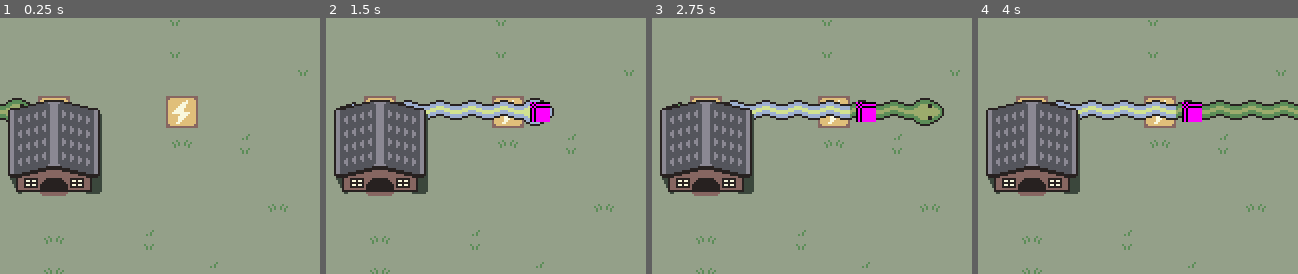
Above: before the commit, frames 1-4 (left to right).
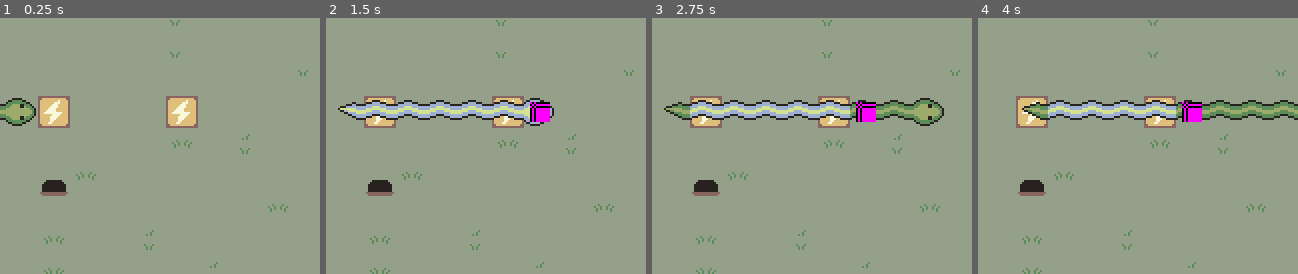
Above: after the commit, the same moments.

Repository: kalgynirae/ld59
Game: Godot game, scene res://scenes/game.tscn
Same seed, same stepped clock (60 frames per second), same inputs: the game is played once before the commit and once after it.
Inputs:
- Up to frame 1 (0.25 s): no input
- Up to frame 2 (1.5 s): hold L (move_right) 0.53-1.28 s; tap E (extend) at 0.6 s; hold J (move_down) from 1.28 s (still down); tap K (die) at 1.35 s
- Up to frame 3 (2.75 s): tap E (extend) at 1.55, 2.1 s; tap Enter at 2 s; release J (move_down) at 2.03 s; hold L (move_right) from 2.03 s (still down)
- Up to frame 4 (4 s): tap Space at 2.75 s; release L (move_right) at 2.78 s; hold = (speed_up) 2.78-3.53 s; tap R (retract) at 2.85 s; tap E (extend) at 3.05, 3.6 s; tap Enter at 3.5 s; hold H (move_left) from 3.53 s (still down)
The pictures show only the part of the screen within x 39-89%, y 10-60%; the shares and areas given below are measured in that part.

The runs differ from the first frame. In frame 1, 7.9% of the frame differs, in the area x 2-32%, y 32-69%; in frame 2, 7.9%; in frame 3, 7.9%; in frame 4, 7.9%.

Commit message:
feat: Added some functionality around water level

Diff:
--- a/scenes/game.gd
+++ b/scenes/game.gd
@@ -171,6 +171,8 @@
 				flip_switches()
 			Snake.Shape.Square:
 				$desert_boxes.break_all()
+			Snake.Shape.Cloud:
+				$Map/river.set_water_level(RiverTile.WaterLevel.FULL)
 
 	var touching_sources = num_touching(Objects.POWER_SOURCE)
 	$Map/Snake.set_power_level(touching_sources)
--- a/scenes/map.tscn
+++ b/scenes/map.tscn
@@ -18,6 +18,7 @@
 [ext_resource type="PackedScene" uid="uid://bohr8wq4hdmoo" path="res://scenes/box.tscn" id="13_p7tei"]
 [ext_resource type="Texture2D" uid="uid://7lqw5vtr25d2" path="res://images/house_doorway.png" id="17_6k6j1"]
 [ext_resource type="PackedScene" uid="uid://b7ipbbt85jft6" path="res://scenes/food.tscn" id="17_c70he"]
+[ext_resource type="Script" uid="uid://bstvrhb5dd184" path="res://scenes/river.gd" id="18_m335s"]
 [ext_resource type="PackedScene" uid="uid://cmrmeaha1n732" path="res://scenes/river_tile.tscn" id="19_6k6j1"]
 [ext_resource type="Texture2D" uid="uid://bkmwemf648t5b" path="res://images/house.png" id="19_m335s"]
 
@@ -1246,194 +1247,194 @@
 centered = false
 offset = Vector2(0, 1)
 
+[node name="river" type="Node2D" parent="." unique_id=704935125]
+script = ExtResource("18_m335s")
+
+[node name="RiverTile" parent="river" unique_id=1072026978 instance=ExtResource("19_6k6j1")]
+position = Vector2(528, 0)
+
+[node name="RiverTile2" parent="river" unique_id=1735335986 instance=ExtResource("19_6k6j1")]
+position = Vector2(528, 16)
+
+[node name="RiverTile3" parent="river" unique_id=943945959 instance=ExtResource("19_6k6j1")]
+position = Vector2(528, 32)
+
+[node name="RiverTile4" parent="river" unique_id=809152754 instance=ExtResource("19_6k6j1")]
+position = Vector2(528, 48)
+
+[node name="RiverTile5" parent="river" unique_id=234129301 instance=ExtResource("19_6k6j1")]
+position = Vector2(528, 64)
+
+[node name="RiverTile6" parent="river" unique_id=1572115082 instance=ExtResource("19_6k6j1")]
+position = Vector2(528, 80)
+
+[node name="RiverTile7" parent="river" unique_id=312414738 instance=ExtResource("19_6k6j1")]
+position = Vector2(528, 96)
+
+[node name="RiverTile8" parent="river" unique_id=557236743 instance=ExtResource("19_6k6j1")]
+position = Vector2(528, 112)
+
+[node name="RiverTile9" parent="river" unique_id=1551689168 instance=ExtResource("19_6k6j1")]
+position = Vector2(528, 112)
+
+[node name="RiverTile10" parent="river" unique_id=1103971873 instance=ExtResource("19_6k6j1")]
+position = Vector2(528, 128)
+
+[node name="RiverTile11" parent="river" unique_id=415066040 instance=ExtResource("19_6k6j1")]
+position = Vector2(528, 144)
+
+[node name="RiverTile12" parent="river" unique_id=1911606056 instance=ExtResource("19_6k6j1")]
+position = Vector2(528, 160)
+
+[node name="RiverTile13" parent="river" unique_id=291798769 instance=ExtResource("19_6k6j1")]
+position = Vector2(528, 176)
+
+[node name="RiverTile14" parent="river" unique_id=664939127 instance=ExtResource("19_6k6j1")]
+position = Vector2(528, 192)
+
+[node name="RiverTile15" parent="river" unique_id=1109715256 instance=ExtResource("19_6k6j1")]
+position = Vector2(528, 208)
+
+[node name="RiverTile16" parent="river" unique_id=940134351 instance=ExtResource("19_6k6j1")]
+position = Vector2(528, 224)
+
+[node name="RiverTile17" parent="river" unique_id=94187998 instance=ExtResource("19_6k6j1")]
+position = Vector2(528, 240)
+
+[node name="RiverTile18" parent="river" unique_id=822835905 instance=ExtResource("19_6k6j1")]
+position = Vector2(528, 240)
+
+[node name="RiverTile19" parent="river" unique_id=98662090 instance=ExtResource("19_6k6j1")]
+position = Vector2(544, 0)
+river_pos = 2
+
+[node name="RiverTile20" parent="river" unique_id=1637338690 instance=ExtResource("19_6k6j1")]
+position = Vector2(544, 16)
+river_pos = 2
+
+[node name="RiverTile21" parent="river" unique_id=838354305 instance=ExtResource("19_6k6j1")]
+position = Vector2(544, 32)
+river_pos = 2
+
+[node name="RiverTile22" parent="river" unique_id=1981095754 instance=ExtResource("19_6k6j1")]
+position = Vector2(544, 48)
+river_pos = 2
+
+[node name="RiverTile23" parent="river" unique_id=1534066513 instance=ExtResource("19_6k6j1")]
+position = Vector2(544, 64)
+river_pos = 2
+
+[node name="RiverTile24" parent="river" unique_id=1454971702 instance=ExtResource("19_6k6j1")]
+position = Vector2(544, 80)
+river_pos = 2
+
+[node name="RiverTile25" parent="river" unique_id=894811940 instance=ExtResource("19_6k6j1")]
+position = Vector2(544, 96)
+river_pos = 2
+
+[node name="RiverTile26" parent="river" unique_id=224852681 instance=ExtResource("19_6k6j1")]
+position = Vector2(544, 112)
+river_pos = 2
+
+[node name="RiverTile27" parent="river" unique_id=566117067 instance=ExtResource("19_6k6j1")]
+position = Vector2(544, 128)
+river_pos = 2
+
+[node name="RiverTile28" parent="river" unique_id=406449479 instance=ExtResource("19_6k6j1")]
+position = Vector2(544, 144)
+river_pos = 2
+
+[node name="RiverTile29" parent="river" unique_id=421673894 instance=ExtResource("19_6k6j1")]
+position = Vector2(544, 160)
+river_pos = 2
+
+[node name="RiverTile30" parent="river" unique_id=1291136965 instance=ExtResource("19_6k6j1")]
+position = Vector2(544, 176)
+river_pos = 2
+
+[node name="RiverTile31" parent="river" unique_id=520246018 instance=ExtResource("19_6k6j1")]
+position = Vector2(544, 192)
+river_pos = 2
+
+[node name="RiverTile32" parent="river" unique_id=1493810416 instance=ExtResource("19_6k6j1")]
+position = Vector2(544, 208)
+river_pos = 2
+
+[node name="RiverTile33" parent="river" unique_id=1587706379 instance=ExtResource("19_6k6j1")]
+position = Vector2(544, 224)
+river_pos = 2
+
+[node name="RiverTile34" parent="river" unique_id=237551273 instance=ExtResource("19_6k6j1")]
+position = Vector2(544, 240)
+river_pos = 2
+
+[node name="RiverTile35" parent="river" unique_id=1131831253 instance=ExtResource("19_6k6j1")]
+position = Vector2(512, 0)
+river_pos = 0
+
+[node name="RiverTile36" parent="river" unique_id=446038712 instance=ExtResource("19_6k6j1")]
+position = Vector2(512, 16)
+river_pos = 0
+
+[node name="RiverTile37" parent="river" unique_id=353676418 instance=ExtResource("19_6k6j1")]
+position = Vector2(512, 32)
+river_pos = 0
+
+[node name="RiverTile38" parent="river" unique_id=1424963629 instance=ExtResource("19_6k6j1")]
+position = Vector2(512, 48)
+river_pos = 0
+
+[node name="RiverTile39" parent="river" unique_id=1160957504 instance=ExtResource("19_6k6j1")]
+position = Vector2(512, 64)
+river_pos = 0
+
+[node name="RiverTile40" parent="river" unique_id=1666277997 instance=ExtResource("19_6k6j1")]
+position = Vector2(512, 80)
+river_pos = 0
+
+[node name="RiverTile41" parent="river" unique_id=416236698 instance=ExtResource("19_6k6j1")]
+position = Vector2(512, 96)
+river_pos = 0
+
+[node name="RiverTile42" parent="river" unique_id=1582710264 instance=ExtResource("19_6k6j1")]
+position = Vector2(512, 112)
+river_pos = 0
+
+[node name="RiverTile43" parent="river" unique_id=11110817 instance=ExtResource("19_6k6j1")]
+position = Vector2(512, 128)
+river_pos = 0
+
+[node name="RiverTile44" parent="river" unique_id=423517151 instance=ExtResource("19_6k6j1")]
+position = Vector2(512, 144)
+river_pos = 0
+
+[node name="RiverTile45" parent="river" unique_id=927668675 instance=ExtResource("19_6k6j1")]
+position = Vector2(512, 160)
+river_pos = 0
+
+[node name="RiverTile46" parent="river" unique_id=1059115145 instance=ExtResource("19_6k6j1")]
+position = Vector2(512, 176)
+river_pos = 0
+
+[node name="RiverTile47" parent="river" unique_id=945508386 instance=ExtResource("19_6k6j1")]
+position = Vector2(512, 192)
+river_pos = 0
+
+[node name="RiverTile48" parent="river" unique_id=134563250 instance=ExtResource("19_6k6j1")]
+position = Vector2(512, 208)
+river_pos = 0
+
+[node name="RiverTile49" parent="river" unique_id=806357451 instance=ExtResource("19_6k6j1")]
+position = Vector2(512, 224)
+river_pos = 0
+
+[node name="RiverTile50" parent="river" unique_id=384705517 instance=ExtResource("19_6k6j1")]
+position = Vector2(512, 240)
+river_pos = 0
+
 [node name="Snake" parent="." unique_id=272715040 instance=ExtResource("2_paxxb")]
 
 [node name="House" type="Sprite2D" parent="." unique_id=849834734]
 position = Vector2(128, 64)
-texture = ExtResource("19_m335s")
 centered = false
 offset = Vector2(0, 1)
-
-[node name="river" type="Node" parent="." unique_id=599441098]
-
-[node name="RiverTile" parent="river" unique_id=1072026978 instance=ExtResource("19_6k6j1")]
-position = Vector2(528, 0)
-
-[node name="RiverTile2" parent="river" unique_id=1735335986 instance=ExtResource("19_6k6j1")]
-position = Vector2(528, 16)
-
-[node name="RiverTile3" parent="river" unique_id=943945959 instance=ExtResource("19_6k6j1")]
-position = Vector2(528, 32)
-
-[node name="RiverTile4" parent="river" unique_id=809152754 instance=ExtResource("19_6k6j1")]
-position = Vector2(528, 48)
-
-[node name="RiverTile5" parent="river" unique_id=234129301 instance=ExtResource("19_6k6j1")]
-position = Vector2(528, 64)
-
-[node name="RiverTile6" parent="river" unique_id=1572115082 instance=ExtResource("19_6k6j1")]
-position = Vector2(528, 80)
-
-[node name="RiverTile7" parent="river" unique_id=312414738 instance=ExtResource("19_6k6j1")]
-position = Vector2(528, 96)
-
-[node name="RiverTile8" parent="river" unique_id=557236743 instance=ExtResource("19_6k6j1")]
-position = Vector2(528, 112)
-
-[node name="RiverTile9" parent="river" unique_id=1551689168 instance=ExtResource("19_6k6j1")]
-position = Vector2(528, 112)
-
-[node name="RiverTile10" parent="river" unique_id=1103971873 instance=ExtResource("19_6k6j1")]
-position = Vector2(528, 128)
-
-[node name="RiverTile11" parent="river" unique_id=415066040 instance=ExtResource("19_6k6j1")]
-position = Vector2(528, 144)
-
-[node name="RiverTile12" parent="river" unique_id=1911606056 instance=ExtResource("19_6k6j1")]
-position = Vector2(528, 160)
-
-[node name="RiverTile13" parent="river" unique_id=291798769 instance=ExtResource("19_6k6j1")]
-position = Vector2(528, 176)
-
-[node name="RiverTile14" parent="river" unique_id=664939127 instance=ExtResource("19_6k6j1")]
-position = Vector2(528, 192)
-
-[node name="RiverTile15" parent="river" unique_id=1109715256 instance=ExtResource("19_6k6j1")]
-position = Vector2(528, 208)
-
-[node name="RiverTile16" parent="river" unique_id=940134351 instance=ExtResource("19_6k6j1")]
-position = Vector2(528, 224)
-
-[node name="RiverTile17" parent="river" unique_id=94187998 instance=ExtResource("19_6k6j1")]
-position = Vector2(528, 240)
-
-[node name="RiverTile18" parent="river" unique_id=822835905 instance=ExtResource("19_6k6j1")]
-position = Vector2(528, 240)
-
-[node name="RiverTile19" parent="river" unique_id=98662090 instance=ExtResource("19_6k6j1")]
-position = Vector2(544, 0)
-river_pos = 2
-
-[node name="RiverTile20" parent="river" unique_id=1637338690 instance=ExtResource("19_6k6j1")]
-position = Vector2(544, 16)
-river_pos = 2
-
-[node name="RiverTile21" parent="river" unique_id=838354305 instance=ExtResource("19_6k6j1")]
-position = Vector2(544, 32)
-river_pos = 2
-
-[node name="RiverTile22" parent="river" unique_id=1981095754 instance=ExtResource("19_6k6j1")]
-position = Vector2(544, 48)
-river_pos = 2
-
-[node name="RiverTile23" parent="river" unique_id=1534066513 instance=ExtResource("19_6k6j1")]
-position = Vector2(544, 64)
-river_pos = 2
-
-[node name="RiverTile24" parent="river" unique_id=1454971702 instance=ExtResource("19_6k6j1")]
-position = Vector2(544, 80)
-river_pos = 2
-
-[node name="RiverTile25" parent="river" unique_id=894811940 instance=ExtResource("19_6k6j1")]
-position = Vector2(544, 96)
-river_pos = 2
-
-[node name="RiverTile26" parent="river" unique_id=224852681 instance=ExtResource("19_6k6j1")]
-position = Vector2(544, 112)
-river_pos = 2
-
-[node name="RiverTile27" parent="river" unique_id=566117067 instance=ExtResource("19_6k6j1")]
-position = Vector2(544, 128)
-river_pos = 2
-
-[node name="RiverTile28" parent="river" unique_id=406449479 instance=ExtResource("19_6k6j1")]
-position = Vector2(544, 144)
-river_pos = 2
-
-[node name="RiverTile29" parent="river" unique_id=421673894 instance=ExtResource("19_6k6j1")]
-position = Vector2(544, 160)
-river_pos = 2
-
-[node name="RiverTile30" parent="river" unique_id=1291136965 instance=ExtResource("19_6k6j1")]
-position = Vector2(544, 176)
-river_pos = 2
-
-[node name="RiverTile31" parent="river" unique_id=520246018 instance=ExtResource("19_6k6j1")]
-position = Vector2(544, 192)
-river_pos = 2
-
-[node name="RiverTile32" parent="river" unique_id=1493810416 instance=ExtResource("19_6k6j1")]
-position = Vector2(544, 208)
-river_pos = 2
-
-[node name="RiverTile33" parent="river" unique_id=1587706379 instance=ExtResource("19_6k6j1")]
-position = Vector2(544, 224)
-river_pos = 2
-
-[node name="RiverTile34" parent="river" unique_id=237551273 instance=ExtResource("19_6k6j1")]
-position = Vector2(544, 240)
-river_pos = 2
-
-[node name="RiverTile35" parent="river" unique_id=1131831253 instance=ExtResource("19_6k6j1")]
-position = Vector2(512, 0)
-river_pos = 0
-
-[node name="RiverTile36" parent="river" unique_id=446038712 instance=ExtResource("19_6k6j1")]
-position = Vector2(512, 16)
-river_pos = 0
-
-[node name="RiverTile37" parent="river" unique_id=353676418 instance=ExtResource("19_6k6j1")]
-position = Vector2(512, 32)
-river_pos = 0
-
-[node name="RiverTile38" parent="river" unique_id=1424963629 instance=ExtResource("19_6k6j1")]
-position = Vector2(512, 48)
-river_pos = 0
-
-[node name="RiverTile39" parent="river" unique_id=1160957504 instance=ExtResource("19_6k6j1")]
-position = Vector2(512, 64)
-river_pos = 0
-
-[node name="RiverTile40" parent="river" unique_id=1666277997 instance=ExtResource("19_6k6j1")]
-position = Vector2(512, 80)
-river_pos = 0
-
-[node name="RiverTile41" parent="river" unique_id=416236698 instance=ExtResource("19_6k6j1")]
-position = Vector2(512, 96)
-river_pos = 0
-
-[node name="RiverTile42" parent="river" unique_id=1582710264 instance=ExtResource("19_6k6j1")]
-position = Vector2(512, 112)
-river_pos = 0
-
-[node name="RiverTile43" parent="river" unique_id=11110817 instance=ExtResource("19_6k6j1")]
-position = Vector2(512, 128)
-river_pos = 0
-
-[node name="RiverTile44" parent="river" unique_id=423517151 instance=ExtResource("19_6k6j1")]
-position = Vector2(512, 144)
-river_pos = 0
-
-[node name="RiverTile45" parent="river" unique_id=927668675 instance=ExtResource("19_6k6j1")]
-position = Vector2(512, 160)
-river_pos = 0
-
-[node name="RiverTile46" parent="river" unique_id=1059115145 instance=ExtResource("19_6k6j1")]
-position = Vector2(512, 176)
-river_pos = 0
-
-[node name="RiverTile47" parent="river" unique_id=945508386 instance=ExtResource("19_6k6j1")]
-position = Vector2(512, 192)
-river_pos = 0
-
-[node name="RiverTile48" parent="river" unique_id=134563250 instance=ExtResource("19_6k6j1")]
-position = Vector2(512, 208)
-river_pos = 0
-
-[node name="RiverTile49" parent="river" unique_id=806357451 instance=ExtResource("19_6k6j1")]
-position = Vector2(512, 224)
-river_pos = 0
-
-[node name="RiverTile50" parent="river" unique_id=384705517 instance=ExtResource("19_6k6j1")]
-position = Vector2(512, 240)
-river_pos = 0
--- /dev/null
+++ b/scenes/river.gd
@@ -0,0 +1,5 @@
+extends Node2D
+
+func set_water_level(level: RiverTile.WaterLevel) -> void:
+	for child in get_children():
+		child.set_water_level(level)
Not shown, added: scenes/river.gd.uid
